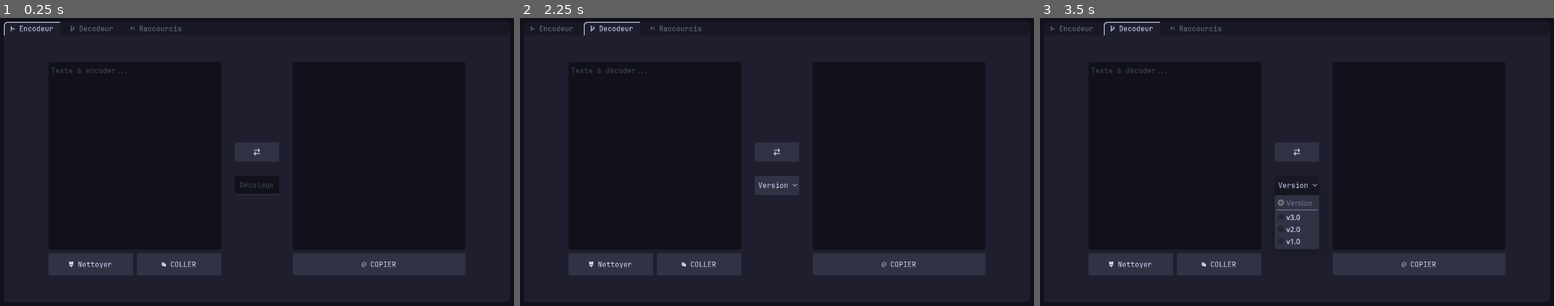
Above: before the commit, frames 1-3 (left to right).
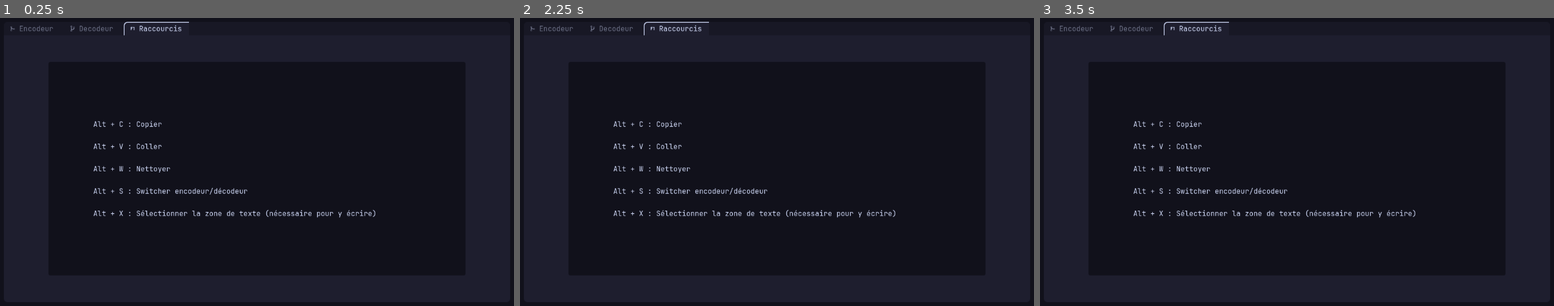
Above: after the commit, the same moments.

Repository: LaChaussetteGauche/UniCypherCode
Game: Godot game, scene res://Desktop/Scenes/control_desktop.tscn
Same seed, same stepped clock (60 frames per second), same inputs: the game is played once before the commit and once after it.
Inputs (mouse positions are in pixels of both pictures, inside the frame that each line leads up to):
- Up to frame 1 (0.25 s): no input
- Up to frame 2 (2.25 s): click (612, 262) at 0.5 s, where only the run before the commit has a clickable " Nettoyer"; click (699, 262) at 1.25 s, where only the run before the commit has a clickable " COLLER"; click (777, 153) at 2 s, where only the run before the commit has a clickable ""
- Up to frame 3 (3.5 s): click (1297, 185) at 2.75 s, where only the run before the commit has a clickable "Version"

The runs differ from the first frame. In frame 1, 7.0% of the frame differs, in the area x 0-91%, y 1-90%; in frame 2, 7.4%; in frame 3, 8.5%, in the area x 9-91%, y 1-90%.

Commit message:
Disabled Label warning by setting custom minimum width

Diff:
--- a/Desktop/Scenes/control_desktop.tscn
+++ b/Desktop/Scenes/control_desktop.tscn
@@ -43,12 +43,13 @@
 [node name="TabContainer" type="TabContainer" parent="Panel/MarginContainer" unique_id=1922060294]
 layout_mode = 2
 theme = ExtResource("2_ucxo1")
-current_tab = 0
+current_tab = 2
 tab_0/title = " Encodeur"
 tab_1/title = " Decodeur"
 tab_2/title = "󱊫 Raccourcis"
 
 [node name="Encode" parent="Panel/MarginContainer/TabContainer" unique_id=1446872324 instance=ExtResource("3_btyrf")]
+visible = false
 layout_mode = 2
 metadata/_tab_index = 0
 metadata/_tab_name = " Encodeur"
@@ -60,7 +61,6 @@
 metadata/_tab_name = " Decodeur"
 
 [node name="Shortcuts" type="MarginContainer" parent="Panel/MarginContainer/TabContainer" unique_id=960430162]
-visible = false
 layout_mode = 2
 theme_override_constants/margin_left = 100
 theme_override_constants/margin_top = 60
@@ -70,6 +70,7 @@
 metadata/_tab_name = "󱊫 Raccourcis"
 
 [node name="Label" type="Label" parent="Panel/MarginContainer/TabContainer/Shortcuts" unique_id=1526399891]
+custom_minimum_size = Vector2(1, 0)
 layout_mode = 2
 size_flags_vertical = 1
 theme_override_fonts/font = ExtResource("2_btyrf")
